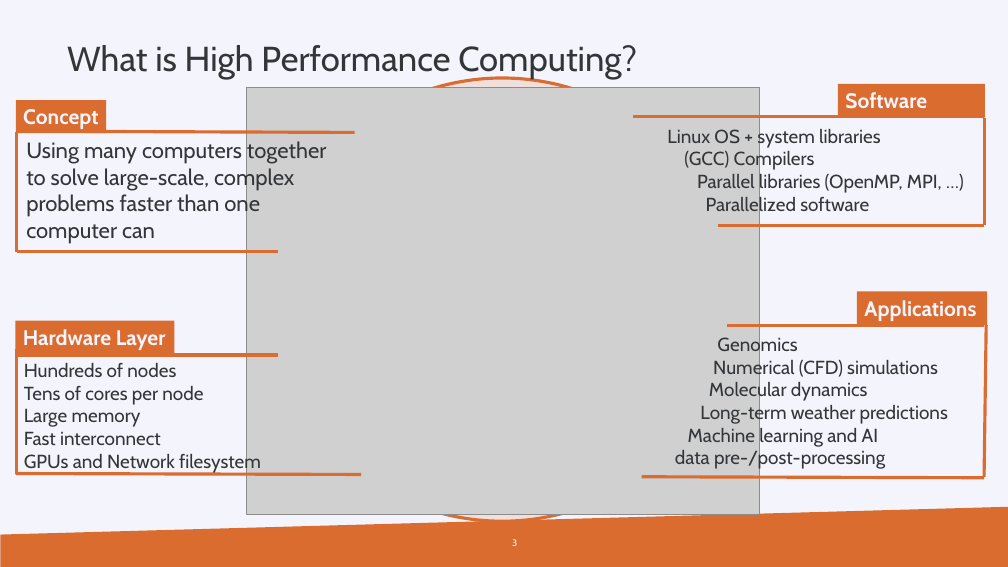
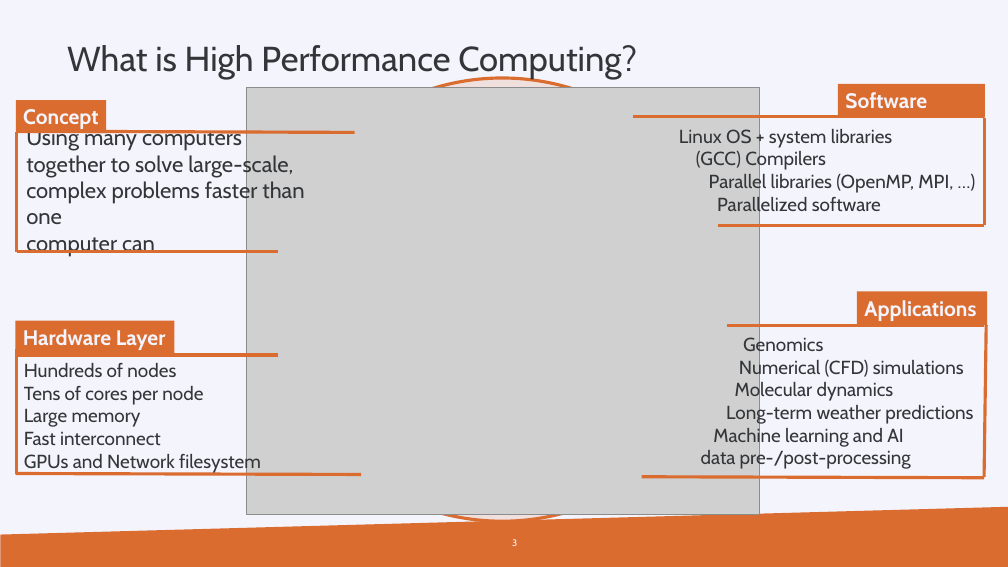
Before and after one commit to hpcleuven/HPC-intro, a slide deck: slide 3 of HPCintro.pptx. Drawn at 1008x567 pixels with LibreOffice and Linux fonts; fonts in the diff are those of the drawing; grey boxes stand for pictures; background and template pictures are left out. Boxes give left, top, right and bottom in pixels: in the first picture for what was removed or moved away, otherwise in the second. Text is boxed around its words. In the diff, an @@ line names an element or a change of style, - is before the commit and + after.

```diff
--- a/HPCintro.pptx
+++ b/HPCintro.pptx
@@ text "Using many computers together to ..." rewrapped from box(26, 141, 326, 244) to box(26, 126, 304, 257) @@
@@ text "Linux OS + system libraries ...": place and size @@
-text "Linux OS + system libraries ..." at box(667, 127, 942, 216)
+text "Linux OS + system libraries ..." at box(679, 129, 953, 216)
@@ text "Genomics Numerical (CFD) simulations Molecular ...": place and size @@
-text "Genomics Numerical (CFD) simulations Molecular ..." at box(675, 335, 948, 470)
+text "Genomics Numerical (CFD) simulations Molecular ..." at box(701, 335, 973, 470)
```
Also in this commit, not shown: 8 other slides changed, 1 other file.
